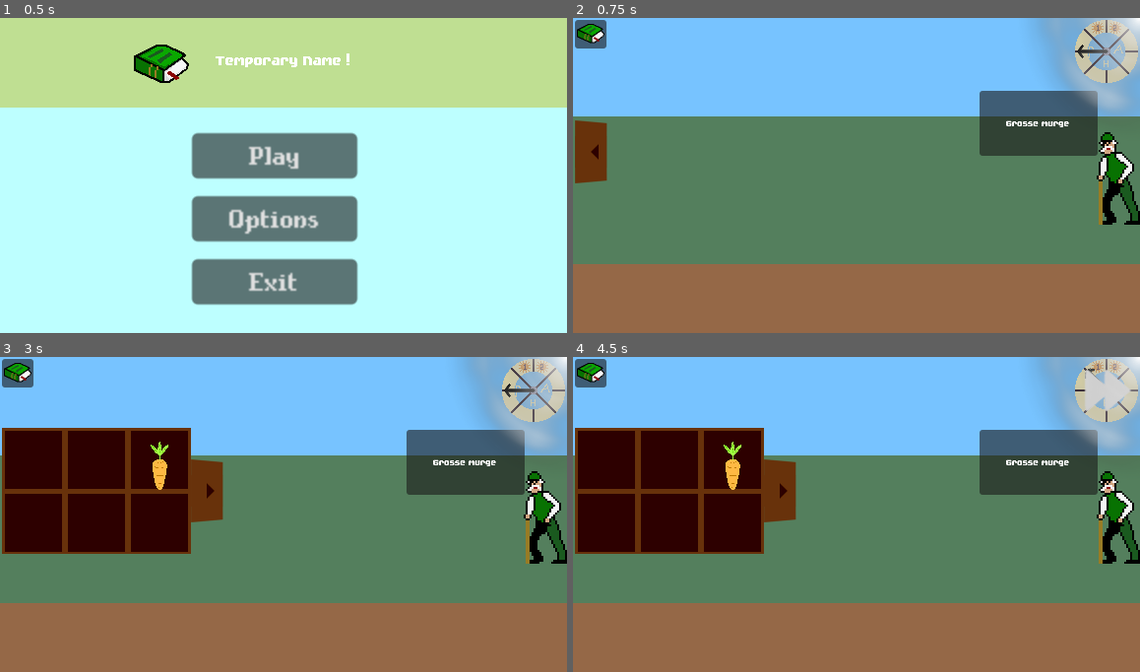
Above: before the commit, frames 1-4 (two rows, left to right).
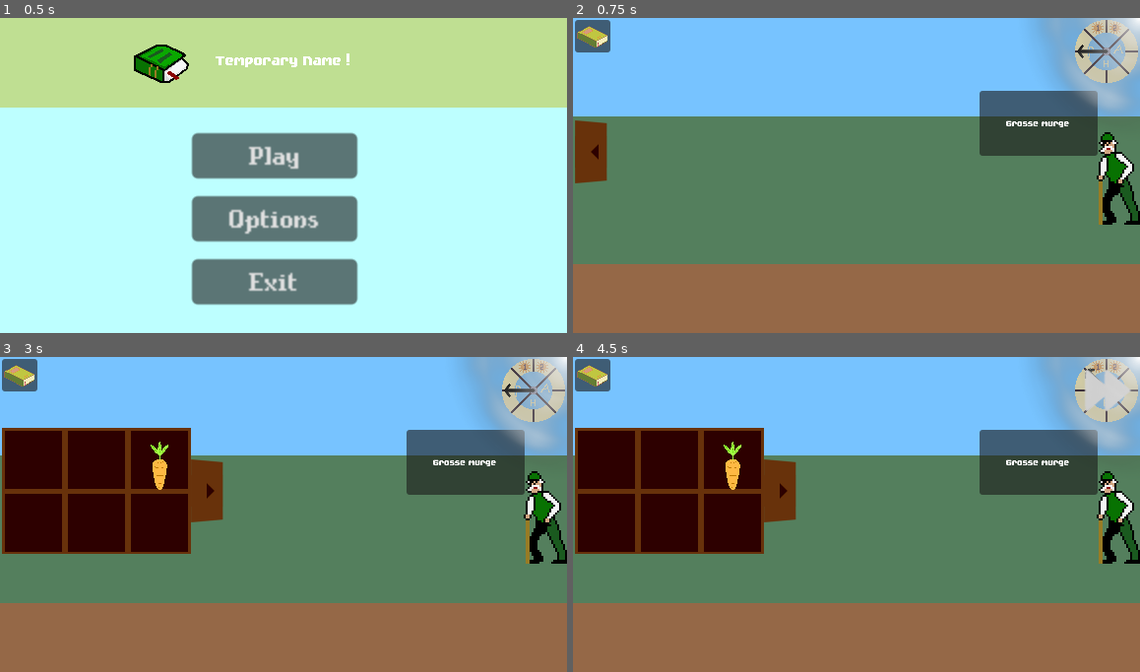
Above: after the commit, the same moments.

Repository: JustAlternate/Regenerative_Game_Jam
Game: Godot game, scene res://Scenes/menu.tscn
Two runs of this game, one before a commit and one after it. Both use one fixed random seed, a clock stepped at 60 frames per second and the inputs below. The engine's default icon, where the game draws it, is replaced by a stand-in: a white triangle on a blue panel in a dark square.
Inputs (mouse positions are in pixels of both pictures, inside the frame that each line leads up to):
- Up to frame 1 (0.5 s): no input
- Up to frame 2 (0.75 s): click "Play" at 0.5 s
- Up to frame 3 (3 s): click "Play" at 1.25 s; click (34, 609) at 2.02 s; click (34, 492) at 2.75 s
- Up to frame 4 (4.5 s): click (731, 460) at 3.5 s; click (1105, 391) at 4.25 s

Frame 1 is identical in both runs. In frame 2, 0.4% of the frame differs, in the area x 0-7%, y 0-11%; in frame 3, 0.4%; in frame 4, 0.4%.

Commit message:
je roule des pelles a grégory*

Diff:
--- a/Scenes/animation_pour_livre.tscn
+++ b/Scenes/animation_pour_livre.tscn
@@ -1,14 +1,10 @@
-[gd_scene load_steps=11 format=3 uid="uid://dkv3eat6lhkcn"]
+[gd_scene load_steps=10 format=3 uid="uid://dkv3eat6lhkcn"]
 
-[ext_resource type="Texture2D" uid="uid://dk4emgw742jd6" path="res://Assets/sprites/Encyclopedia.png" id="1_w32mh"]
+[ext_resource type="Texture2D" uid="uid://cssbl0ckgwq74" path="res://Assets/sprites/closed_book.png" id="1_xprjw"]
 [ext_resource type="Texture2D" uid="uid://n2pl1clbc3jw" path="res://Assets/icon.svg" id="2_4s01i"]
 [ext_resource type="Texture2D" uid="uid://bym7yrnxvvlvy" path="res://Assets/sprites/Encyclopedia_open.png" id="2_28k6o"]
 [ext_resource type="Texture2D" uid="uid://ckief3u5kca5v" path="res://Assets/sprites/plant/carrot_1.png" id="2_88wjd"]
 [ext_resource type="Texture2D" uid="uid://bseg02j0osr58" path="res://Assets/sprites/vide.png" id="5_x3mth"]
-
-[sub_resource type="AtlasTexture" id="AtlasTexture_notep"]
-atlas = ExtResource("1_w32mh")
-region = Rect2(0, 0, 64, 64)
 
 [sub_resource type="AtlasTexture" id="AtlasTexture_hkemp"]
 atlas = ExtResource("2_88wjd")
@@ -26,7 +22,7 @@
 animations = [{
 "frames": [{
 "duration": 1.0,
-"texture": SubResource("AtlasTexture_notep")
+"texture": ExtResource("1_xprjw")
 }],
 "loop": true,
 "name": &"book",
@@ -68,4 +64,4 @@
 [node name="Item" type="AnimatedSprite2D"]
 position = Vector2(21, 21)
 sprite_frames = SubResource("SpriteFrames_538it")
-animation = &"vide"
+animation = &"book"
--- a/Scenes/encyclopedia.tscn
+++ b/Scenes/encyclopedia.tscn
@@ -1,7 +1,7 @@
 [gd_scene load_steps=6 format=3 uid="uid://dftuedx82aneu"]
 
 [ext_resource type="Script" path="res://Scripts/encyclopedia.gd" id="1_7x68r"]
-[ext_resource type="Texture2D" uid="uid://dk4emgw742jd6" path="res://Assets/sprites/Encyclopedia.png" id="2_g7247"]
+[ext_resource type="Texture2D" uid="uid://cssbl0ckgwq74" path="res://Assets/sprites/closed_book.png" id="2_u8kre"]
 [ext_resource type="Texture2D" uid="uid://bym7yrnxvvlvy" path="res://Assets/sprites/Encyclopedia_open.png" id="3_1f71s"]
 [ext_resource type="LabelSettings" uid="uid://dtbvo0w76rap1" path="res://fonts/label_setting.tres" id="4_mllbh"]
 [ext_resource type="PackedScene" uid="uid://dkv3eat6lhkcn" path="res://Scenes/animation_pour_livre.tscn" id="5_smlq5"]
@@ -13,13 +13,15 @@
 [node name="OpenClose" type="Button" parent="."]
 offset_left = -32.0
 offset_top = -32.0
-offset_bottom = -3.0
+offset_right = 4.0
+offset_bottom = 1.0
 
 [node name="petit_livre" type="Sprite2D" parent="OpenClose"]
 z_index = 1
-position = Vector2(16, 16)
+texture_filter = 1
+position = Vector2(18, 16)
 scale = Vector2(0.5, 0.5)
-texture = ExtResource("2_g7247")
+texture = ExtResource("2_u8kre")
 
 [node name="Book" type="Sprite2D" parent="."]
 texture_filter = 1
--- a/Scenes/plant_spot.tscn
+++ b/Scenes/plant_spot.tscn
@@ -19,7 +19,6 @@
 script = ExtResource("1_n4gmj")
 
 [node name="plant" parent="." instance=ExtResource("2_w5nbq")]
-plant_type = "None"
 
 [node name="Button" type="TextureButton" parent="."]
 layout_direction = 1
--- a/Scripts/Game.gd
+++ b/Scripts/Game.gd
@@ -19,4 +19,4 @@
 
 	# Updating every plants
 	for i in range(8):
-		$plant_spot_container.get_child(i).get_child(0).next_quarter_of_season()
+		$plant_spot_container.get_child(i).get_node("plant").next_quarter_of_season()
